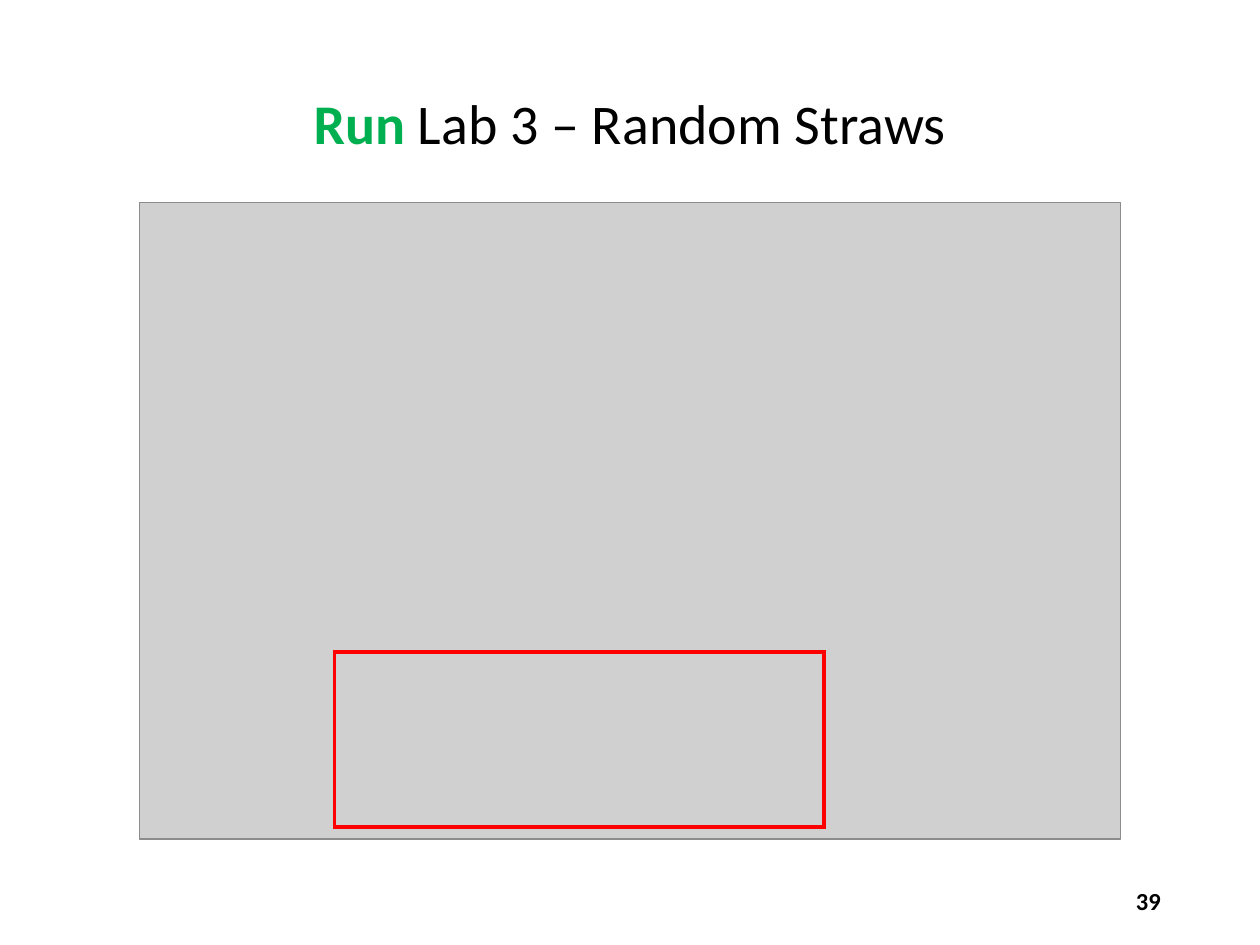
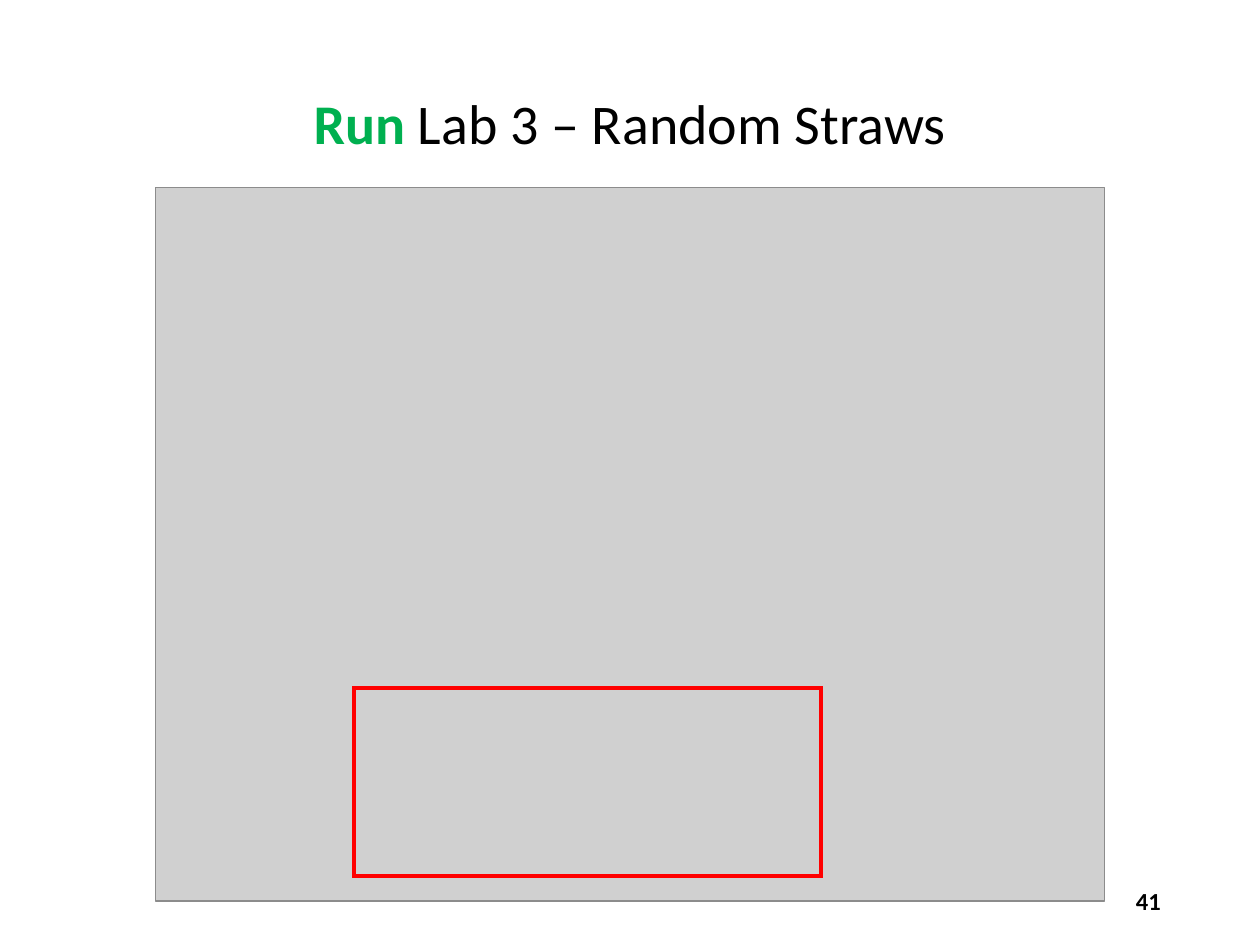
Before and after one commit to dbiersach/scicomp301-cpp-linux, a slide deck: slide 41 of session06/Session 06 - Statistics, Euler Line.pptx (slide 39 before the commit). Drawn at 1260x945 pixels with LibreOffice and Linux fonts; fonts in the diff are those of the drawing; grey boxes stand for pictures. Boxes give left, top, right and bottom in pixels: in the first picture for what was removed or moved away, otherwise in the second. Text is boxed around its words. In the diff, an @@ line names an element or a change of style, - is before the commit and + after.

```diff
--- a/session06/Session 06 - Statistics, Euler Line.pptx
+++ b/session06/Session 06 - Statistics, Euler Line.pptx
@@ picture: place and size @@
-picture at [139, 203, 1120, 839]
+picture at [155, 188, 1105, 901]
@@ rectangle: place and size @@
-rectangle at [335, 653, 825, 828]
+rectangle at [354, 688, 822, 876]
@@ page number at [1136, 894, 1161, 910]: text changed @@
-39
+41
```
Also in this commit, not shown: 4 other slides changed, 2 slides added, 3 other files.
